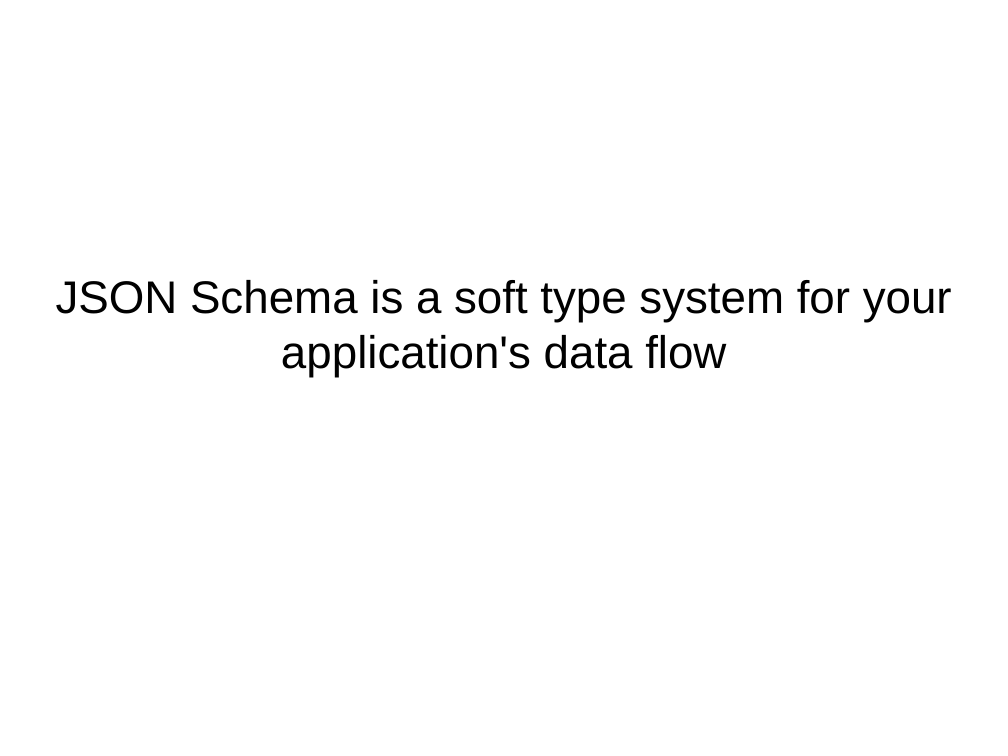
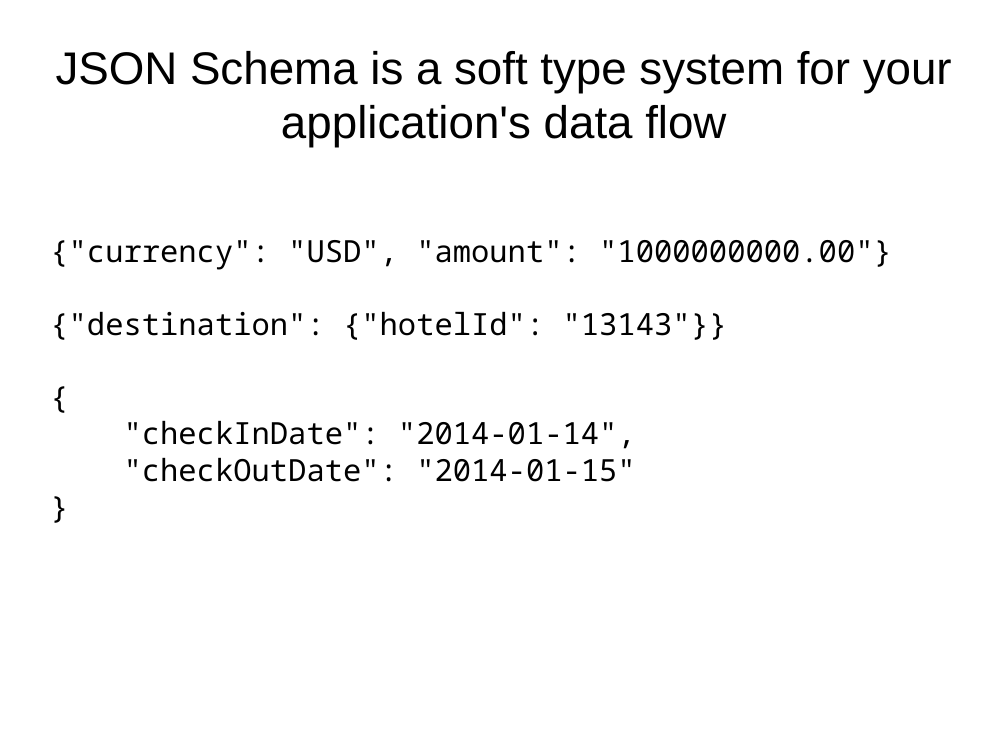
Before and after one commit to ikr/json-schema-for-http-apis, a slide deck: slide 12 of slides.odp. Drawn at 1008x756 pixels with LibreOffice and Linux fonts; fonts in the diff are those of the drawing. Boxes give left, top, right and bottom in pixels: in the first picture for what was removed or moved away, otherwise in the second. Text is boxed around its words. In the diff, an @@ line names an element or a change of style, - is before the commit and + after.

Commit message:
Add the described JSON

```diff
--- a/slides.odp
+++ b/slides.odp
@@ title "JSON Schema is a soft ...": place and size @@
-title "JSON Schema is a soft ..." at bbox=[56, 280, 952, 377]
+title "JSON Schema is a soft ..." at bbox=[56, 51, 952, 148]
@@ subtitle added at bbox=[50, 240, 892, 482], 24 pt, text #000000 @@
+{"currency": "USD", "amount": "1000000000.00"}
+{"destination": {"hotelId": "13143"}}
+{
+"checkInDate": "2014-01-14",
+"checkOutDate": "2014-01-15"
+}
```
